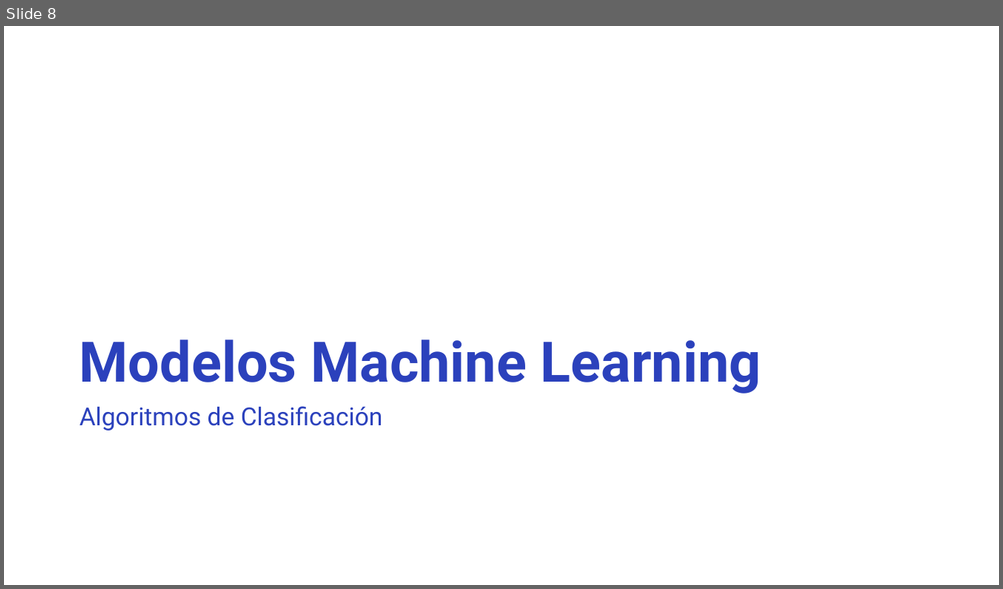
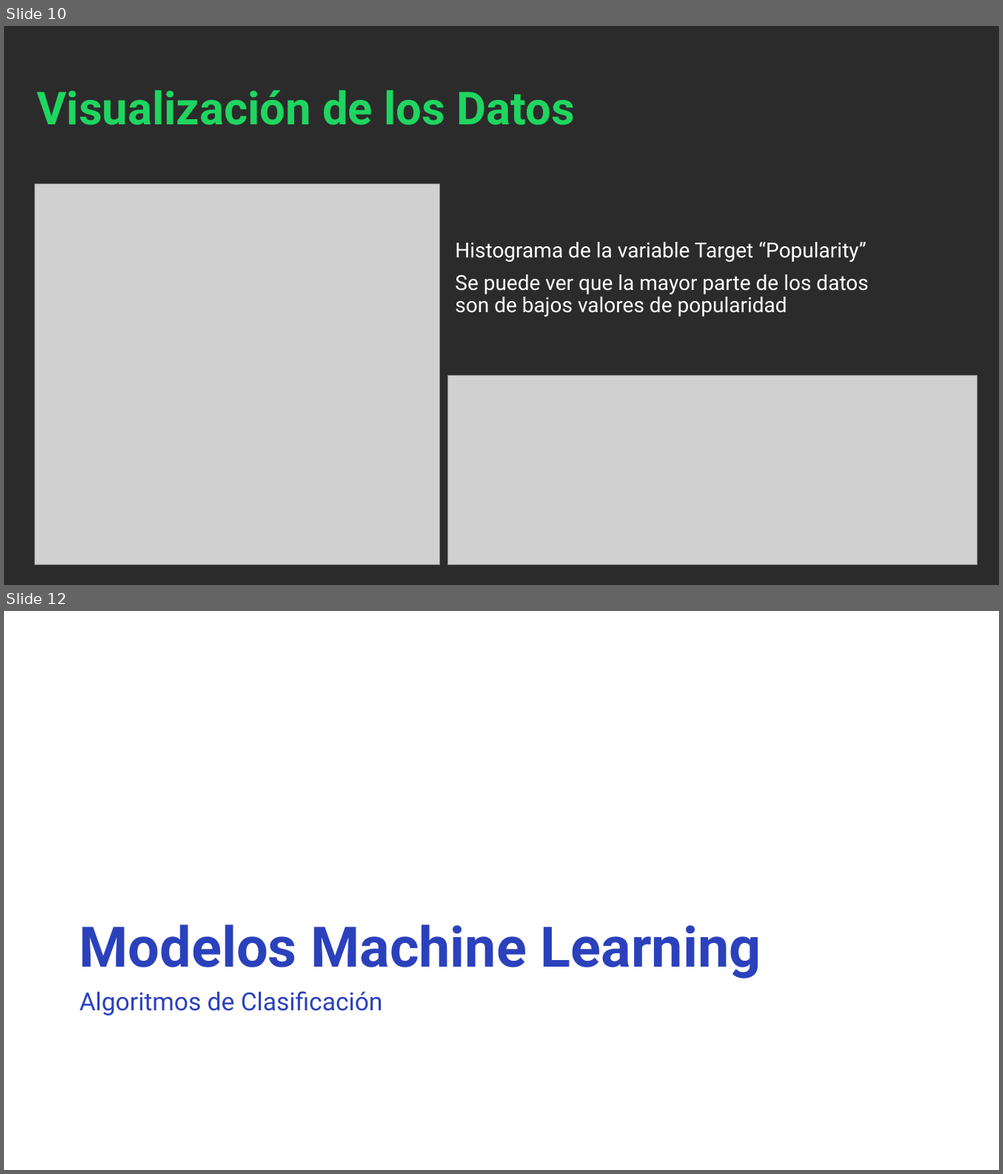
Before and after one commit to Rossana139/CoderHouse-25570-Proyecto-Spotify, a slide deck: Resumen y Presentacion/ProyectoSpotify.pptx. Shown one above the other, each under a label of ours: slide 8 before the commit, slides 10 and 12 after it; the slides between them are not shown. The pictures are 1003x589 and 1003x1174 pixels, drawn with LibreOffice and Linux fonts; fonts in the diff are those of the drawing; grey boxes stand for pictures; background and template pictures are left out; a plain dark background stands for a picture behind light text. Boxes give left, top, right and bottom in pixels: in the first picture for what was removed or moved away, otherwise in the second. Text is boxed around its words. In the diff, an @@ line names an element or a change of style, - is before the commit and + after.

```diff
--- a/Resumen y Presentacion/ProyectoSpotify.pptx
+++ b/Resumen y Presentacion/ProyectoSpotify.pptx
@@ slide 10 added at bbox=[4, 26, 999, 585], background picture (left out) @@
@@ title added at bbox=[37, 90, 575, 125], 44 pt, text #1ED65F, bold @@
+Visualización de los Datos
@@ picture added at bbox=[35, 184, 440, 566] @@
@@ text added at bbox=[455, 242, 868, 317], 20 pt, text #FFFFFF @@
+Histograma de la variable Target “Popularity”
+Se puede ver que la mayor parte de los datos son de bajos valores de popularidad
@@ picture added at bbox=[448, 375, 977, 565] @@
@@ what was slide 8 is now slide 12 @@
```
Also in this commit, not shown: 2 slides changed, 9 other slides added, 1 slide removed.
